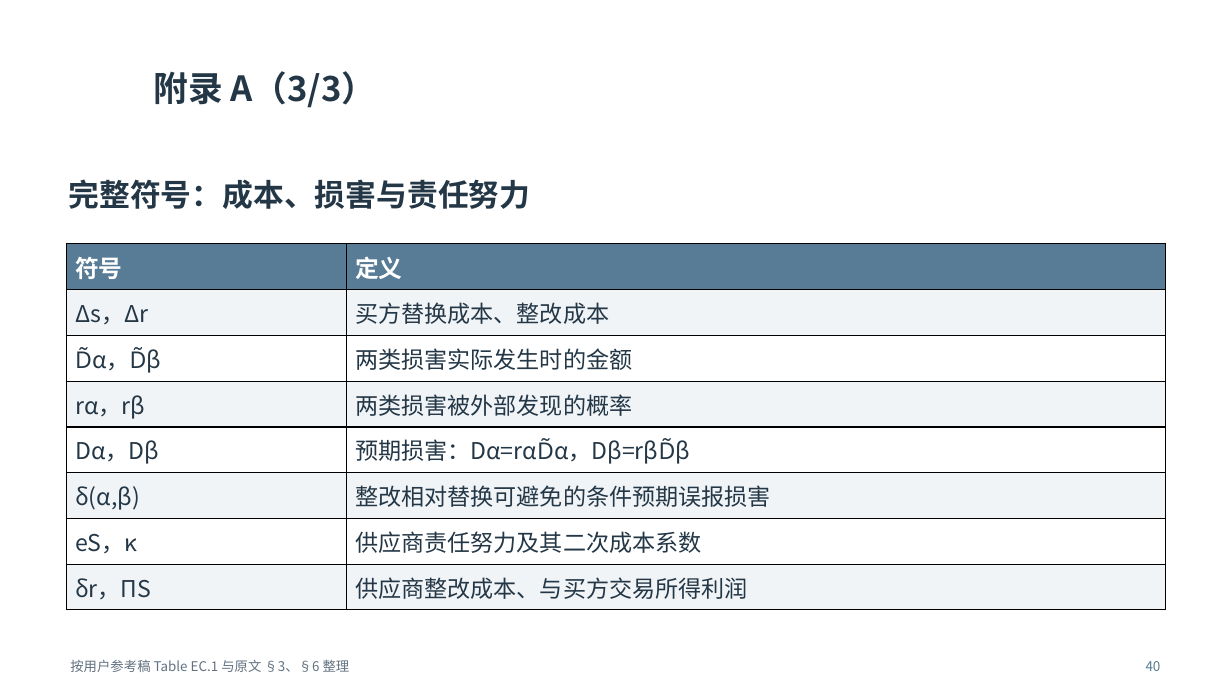
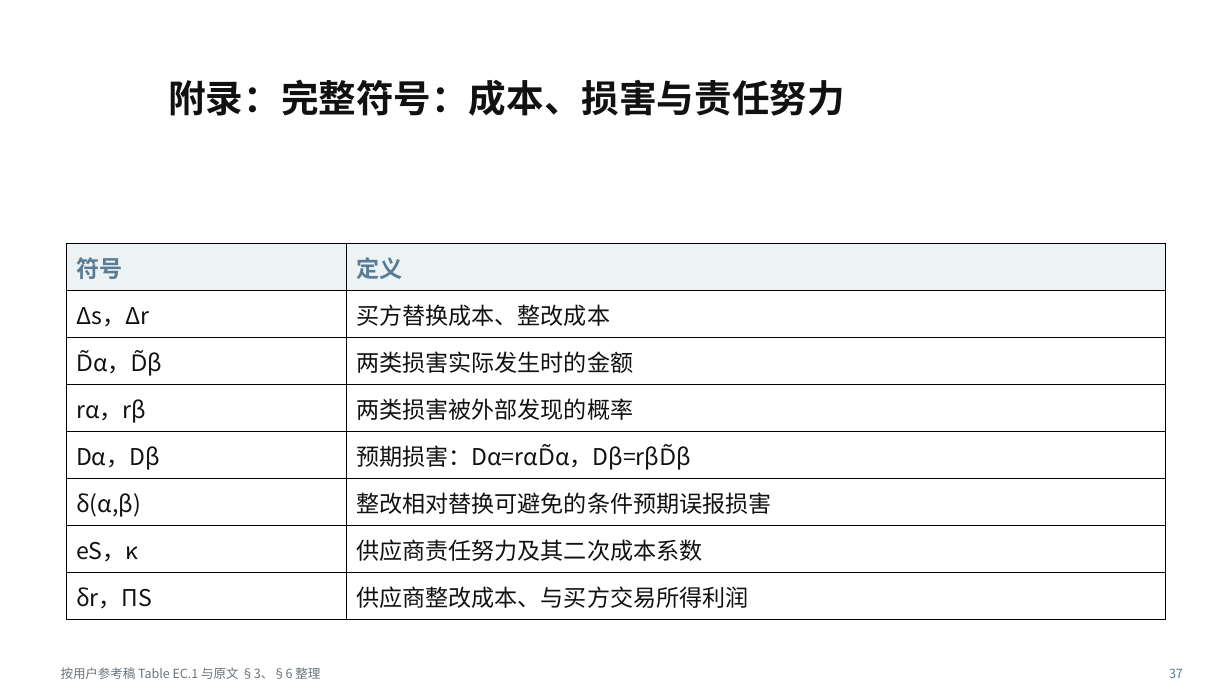
Before and after one commit to shuihongyan7-max/test-codex, a slide deck: slide 37 of 大组会.pptx (slide 40 before the commit). Drawn at 1232x693 pixels with LibreOffice and Linux fonts; fonts in the diff are those of the drawing; background and template pictures are left out. Boxes give left, top, right and bottom in pixels: in the first picture for what was removed or moved away, otherwise in the second. Text is boxed around its words. In the diff, an @@ line names an element or a change of style, - is before the commit and + after.

Commit message:
在用户原稿上完善组会讲解与逐页讲稿

```diff
--- a/大组会.pptx
+++ b/大组会.pptx
@@ text removed at [153,71,377,108] @@
-附录 A（3/3）
@@ text at [168,79,844,116]: text changed; size 24 to 29.2 pt; text colour #243746 to #111111 @@
-完整符号：成本、损害与责任努力
+附录：完整符号：成本、损害与责任努力
@@ table at [67,244,1165,613] @@
@@ fill #587C95 to #EDF2F5 in row 1 @@
@@ fill #F0F4F7 to #FFFFFF in 8 cells @@
@@ size 18.5 to 18 pt, text colour #FFFFFF to #587C95 in "符号", "定义" @@
@@ text colour #243746 to #111111 @@
@@ text "按用户参考稿 Table EC.1 与原文 §3、§6 ...": place and size @@
-text "按用户参考稿 Table EC.1 与原文 §3、§6 ..." at [70,660,350,672]
+text "按用户参考稿 Table EC.1 与原文 §3、§6 ..." at [61,667,320,679]
@@ text "按用户参考稿 Table EC.1 与原文 §3、§6 ..." at [61,667,320,679]: size 10.4 to 9.8 pt, text colour #627281 to #6B747A; line spacing 1.03 to 1.08 @@
@@ text removed at [1146,661,1161,671] @@
-40
@@ text added at [1169,668,1183,678], 9.8 pt, text #587C95 @@
+37
```
Also in this commit, not shown: 17 other slides changed, 25 slides added, 31 slides removed, 1 other file.
